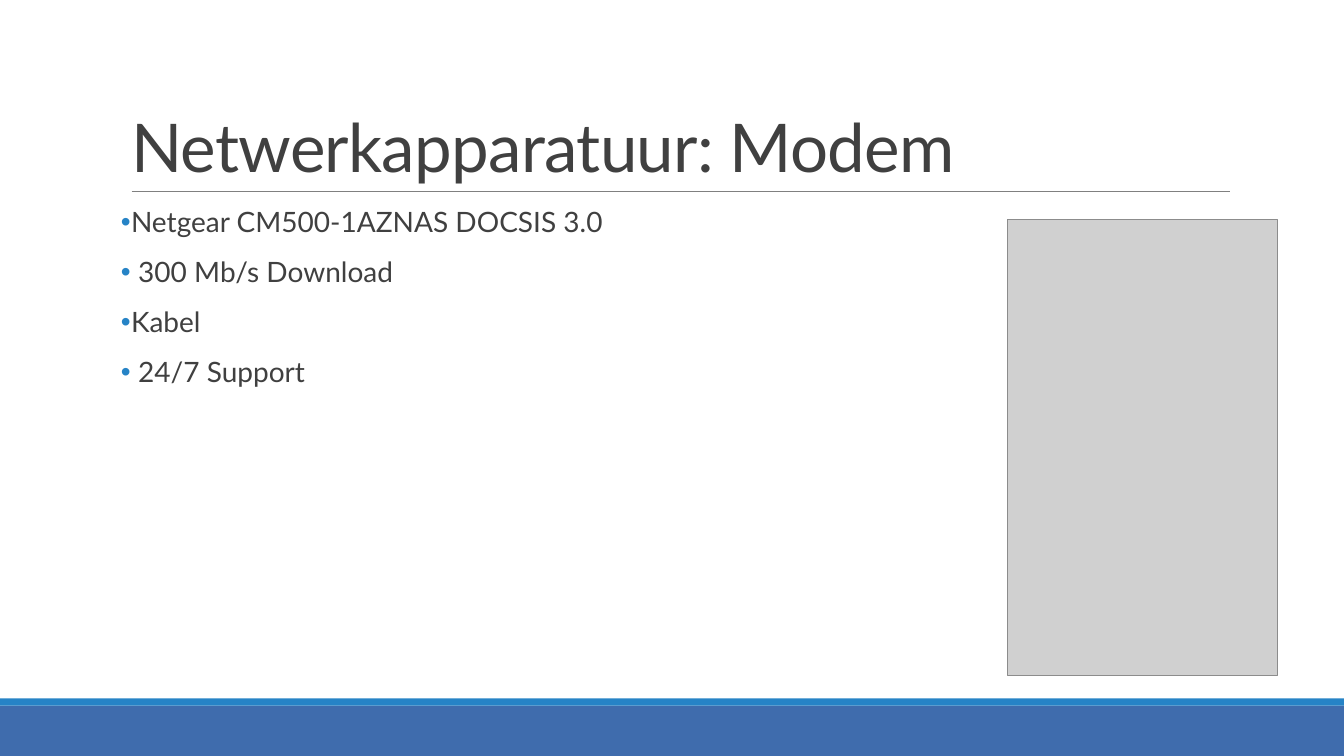
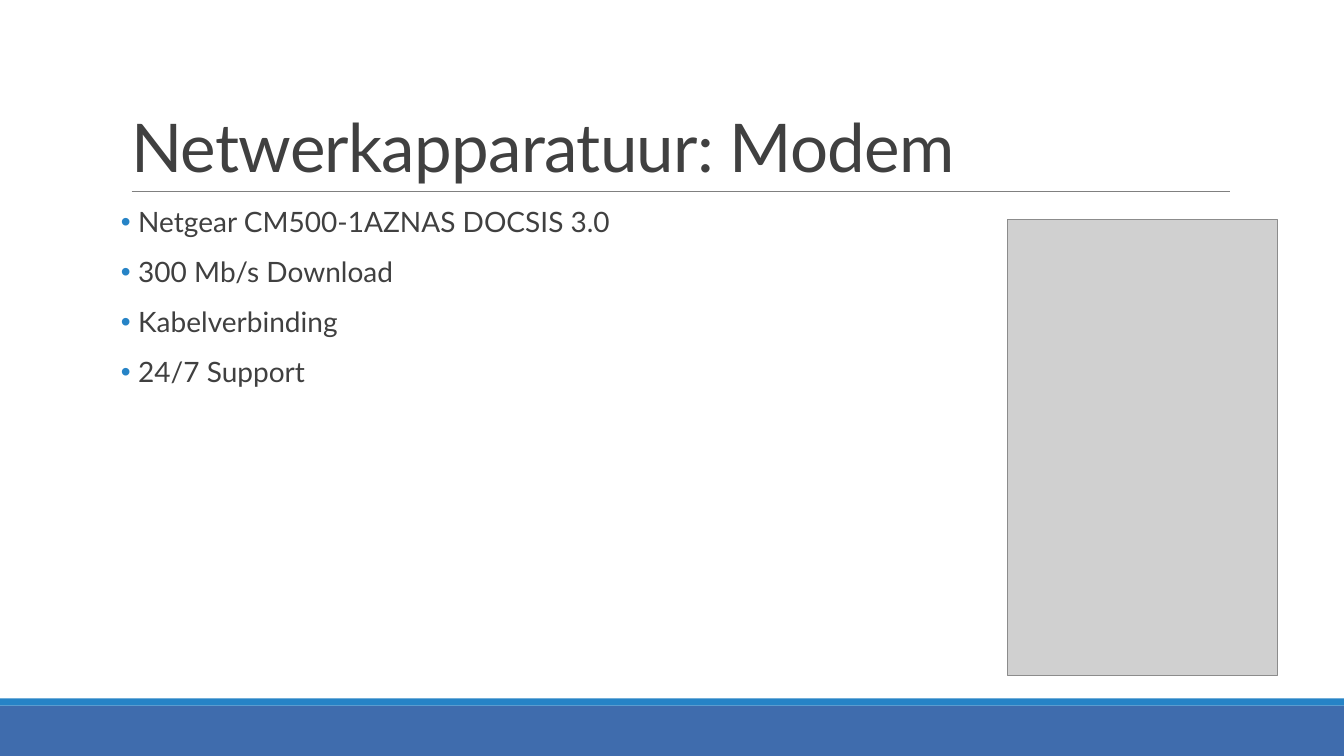
Before and after one commit to JensVL/projecten2, a slide deck: slide 5 of opdracht03/G36/Voorstelling G36.pptx. Drawn at 1344x756 pixels with LibreOffice and Linux fonts; fonts in the diff are those of the drawing; grey boxes stand for pictures. Boxes give left, top, right and bottom in pixels: in the first picture for what was removed or moved away, otherwise in the second. Text is boxed around its words. In the diff, an @@ line names an element or a change of style, - is before the commit and + after.

```diff
--- a/opdracht03/G36/Voorstelling G36.pptx
+++ b/opdracht03/G36/Voorstelling G36.pptx
@@ text at [138, 311, 337, 337]: text changed @@
-• Kabel
+• Kabelverbinding
```
Also in this commit, not shown: 8 other slides changed.
